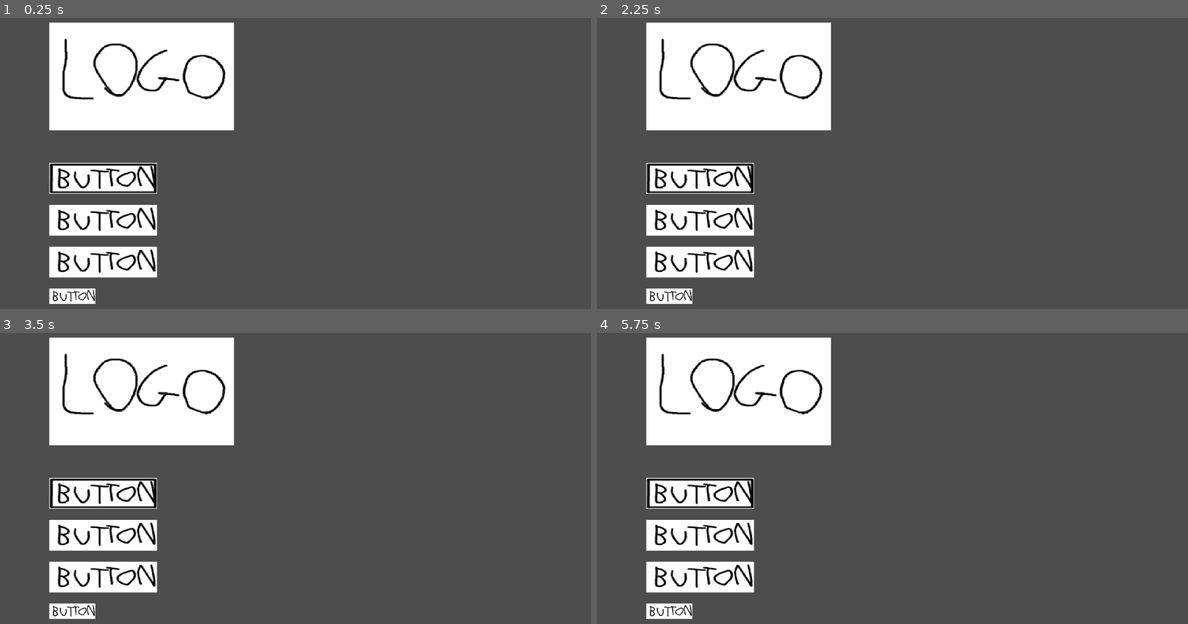
Above: before the commit, frames 1-4 (two rows, left to right).
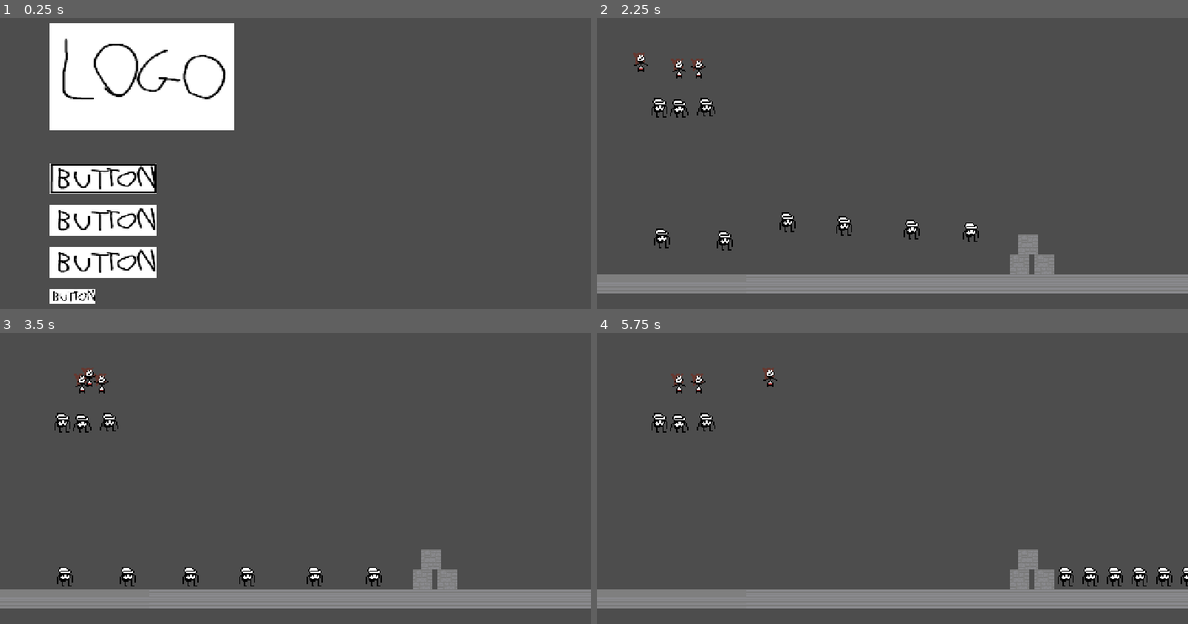
Above: after the commit, the same moments.

Repository: yumio7/KageBushinNoJutsu
Game: Godot game, scene res://Scenes/mainmenu.tscn
Same seed, same stepped clock (60 frames per second), same inputs: the game is played once before the commit and once after it.
Inputs (mouse positions are in pixels of both pictures, inside the frame that each line leads up to):
- Up to frame 1 (0.25 s): no input
- Up to frame 2 (2.25 s): click (697, 221) at 0.5 s; click (667, 297) at 1.25 s; click (697, 178) at 2 s
- Up to frame 3 (3.5 s): click (100, 493) at 2.77 s
- Up to frame 4 (5.75 s): hold Right (ui_right) 3.53-5.03 s; tap Z (ui_accept) at 3.77, 4.52 s; hold Left (ui_left) from 5.03 s (still down)

The runs differ from the first frame. In frame 1, 2.3% of the frame differs, in the area x 8-40%, y 1-99%; in frame 2, 25%, in the area x 0-100%, y 1-99%; in frame 3, 25%; in frame 4, 25%.

Commit message:
fix viewport

Diff:
--- a/Scenes/mainmenu.gd
+++ b/Scenes/mainmenu.gd
@@ -8,5 +8,17 @@
 func _process(delta: float) -> void:
 	pass
 
+func _on_play_pressed() -> void:
+	get_tree().change_scene_to_file("res://Scenes/testlevel.tscn")
+	# TODO: play should boot to level select
+
+func _on_settings_pressed() -> void:
+	pass
+	# TODO: will load to settings menu
+
 func _on_quit_pressed() -> void:
 	get_tree().quit()
+
+func _on_credits_pressed() -> void:
+	pass
+	# TODO: will change to credits scene, or open a popup on top of the main menu
--- a/Scenes/mainmenu.tscn
+++ b/Scenes/mainmenu.tscn
@@ -11,8 +11,11 @@
 anchors_preset = 15
 anchor_right = 1.0
 anchor_bottom = 1.0
+offset_right = -20.0
+offset_bottom = 270.0
 grow_horizontal = 2
 grow_vertical = 2
+scale = Vector2(0.5, 0.5)
 theme_override_constants/margin_left = 80
 theme_override_constants/margin_top = 40
 theme_override_constants/margin_right = 80
@@ -88,4 +91,7 @@
 ignore_texture_size = true
 stretch_mode = 0
 
+[connection signal="pressed" from="HBoxContainer/VBoxContainer/MenuButtons/play" to="." method="_on_play_pressed"]
+[connection signal="pressed" from="HBoxContainer/VBoxContainer/MenuButtons/settings" to="." method="_on_settings_pressed"]
 [connection signal="pressed" from="HBoxContainer/VBoxContainer/MenuButtons/quit" to="." method="_on_quit_pressed"]
+[connection signal="pressed" from="HBoxContainer/VBoxContainer/MenuButtons/credits" to="." method="_on_credits_pressed"]
--- a/project.godot
+++ b/project.godot
@@ -17,8 +17,8 @@
 
 [display]
 
-window/size/viewport_width=960
-window/size/viewport_height=540
+window/size/viewport_width=480
+window/size/viewport_height=270
 window/size/window_width_override=960
 window/size/window_height_override=540
 window/stretch/mode="viewport"
@@ -50,6 +50,44 @@
 , Object(InputEventJoypadButton,"resource_local_to_scene":false,"resource_name":"","device":-1,"button_index":0,"pressure":0.0,"pressed":true,"script":null)
 ]
 }
+Left={
+"deadzone": 0.5,
+"events": [Object(InputEventKey,"resource_local_to_scene":false,"resource_name":"","device":-1,"window_id":0,"alt_pressed":false,"shift_pressed":false,"ctrl_pressed":false,"meta_pressed":false,"pressed":false,"keycode":0,"physical_keycode":4194319,"key_label":0,"unicode":0,"location":0,"echo":false,"script":null)
+]
+}
+Right={
+"deadzone": 0.5,
+"events": [Object(InputEventKey,"resource_local_to_scene":false,"resource_name":"","device":-1,"window_id":0,"alt_pressed":false,"shift_pressed":false,"ctrl_pressed":false,"meta_pressed":false,"pressed":false,"keycode":0,"physical_keycode":4194321,"key_label":0,"unicode":0,"location":0,"echo":false,"script":null)
+]
+}
+Jump={
+"deadzone": 0.5,
+"events": [Object(InputEventKey,"resource_local_to_scene":false,"resource_name":"","device":-1,"window_id":0,"alt_pressed":false,"shift_pressed":false,"ctrl_pressed":false,"meta_pressed":false,"pressed":false,"keycode":0,"physical_keycode":90,"key_label":0,"unicode":122,"location":0,"echo":false,"script":null)
+]
+}
+Ability={
+"deadzone": 0.5,
+"events": [Object(InputEventKey,"resource_local_to_scene":false,"resource_name":"","device":-1,"window_id":0,"alt_pressed":false,"shift_pressed":false,"ctrl_pressed":false,"meta_pressed":false,"pressed":false,"keycode":0,"physical_keycode":88,"key_label":0,"unicode":120,"location":0,"echo":false,"script":null)
+]
+}
+Switch={
+"deadzone": 0.5,
+"events": [Object(InputEventKey,"resource_local_to_scene":false,"resource_name":"","device":-1,"window_id":0,"alt_pressed":false,"shift_pressed":false,"ctrl_pressed":false,"meta_pressed":false,"pressed":false,"keycode":0,"physical_keycode":67,"key_label":0,"unicode":99,"location":0,"echo":false,"script":null)
+]
+}
+Emote={
+"deadzone": 0.5,
+"events": [Object(InputEventKey,"resource_local_to_scene":false,"resource_name":"","device":-1,"window_id":0,"alt_pressed":false,"shift_pressed":false,"ctrl_pressed":false,"meta_pressed":false,"pressed":false,"keycode":0,"physical_keycode":69,"key_label":0,"unicode":101,"location":0,"echo":false,"script":null)
+]
+}
+
+[layer_names]
+
+2d_physics/layer_1="Player"
+2d_physics/layer_2="Environment"
+2d_physics/layer_3="Interactables"
+2d_physics/layer_4="Projectiles"
+2d_physics/layer_5="Transitions"
 
 [rendering]
 
Not shown: 1 places in Scenes/mainmenu.tscn that only renumber resources
